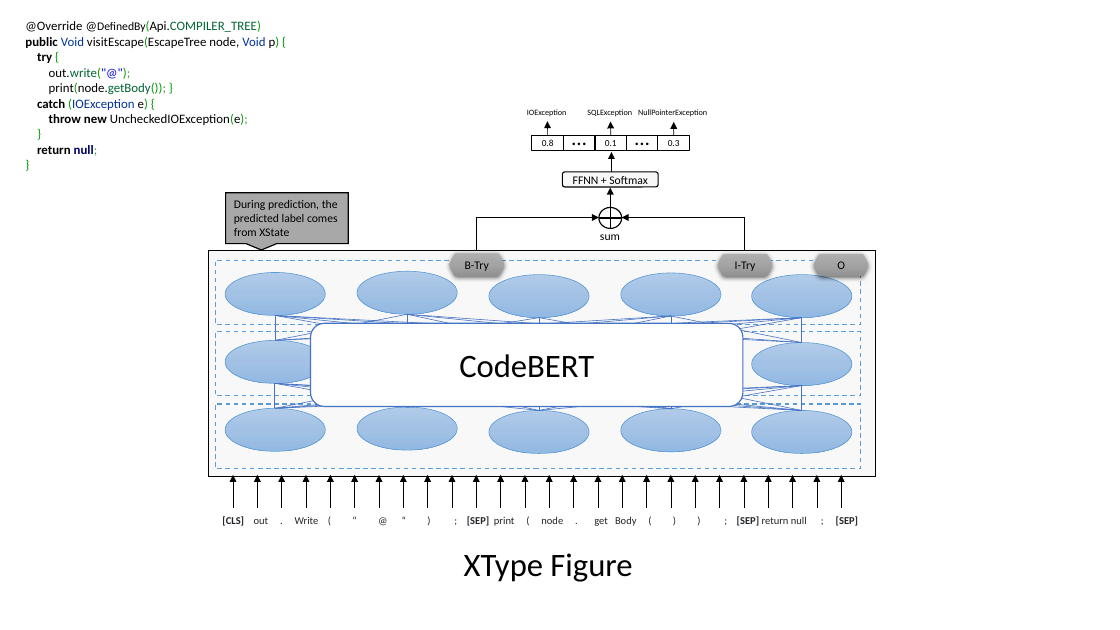
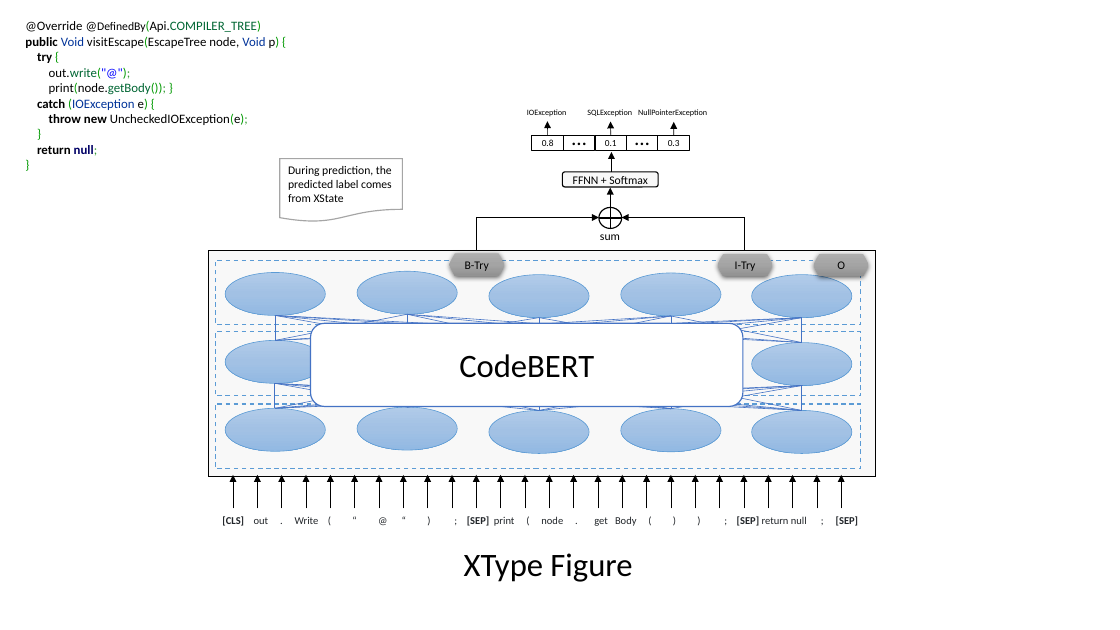
Before and after one commit to tien-n-nguyen/exception, a slide deck: slide 4 of EH-figures.pptx. Drawn at 1120x630 pixels with LibreOffice and Linux fonts; fonts in the diff are those of the drawing. Boxes give left, top, right and bottom in pixels: in the first picture for what was removed or moved away, otherwise in the second. Text is boxed around its words. In the diff, an @@ line names an element or a change of style, - is before the commit and + after.

```diff
--- a/EH-figures.pptx
+++ b/EH-figures.pptx
@@ flow chart document "During prediction, the predicted label ...": place and size @@
-flow chart document "During prediction, the predicted label ..." at (226, 192, 349, 244)
+flow chart document "During prediction, the predicted label ..." at (280, 159, 402, 222)
@@ flow chart document "During prediction, the predicted label ..." at (280, 159, 402, 222): speech box to flow chart document; fill #A8A8A8 to #FFFFFF; outline #000000 1 pt to #A5A5A5 1 pt @@
```
Also in this commit, not shown: 1 other file.
